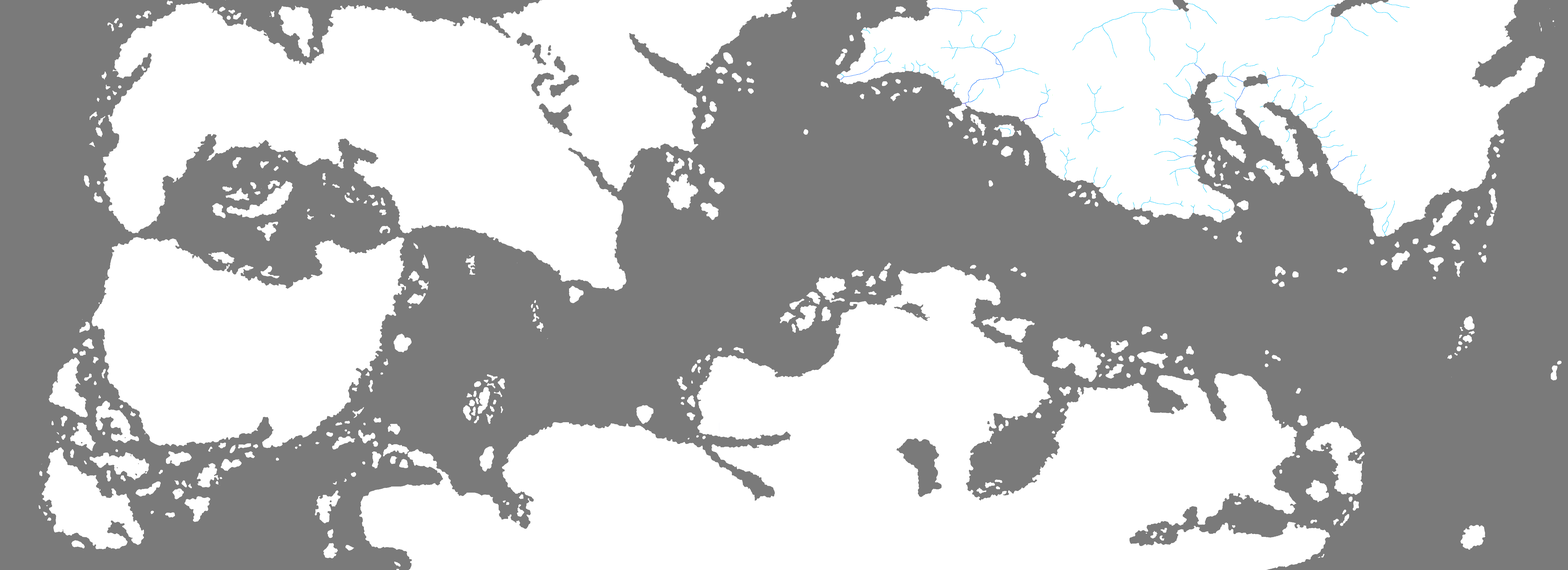
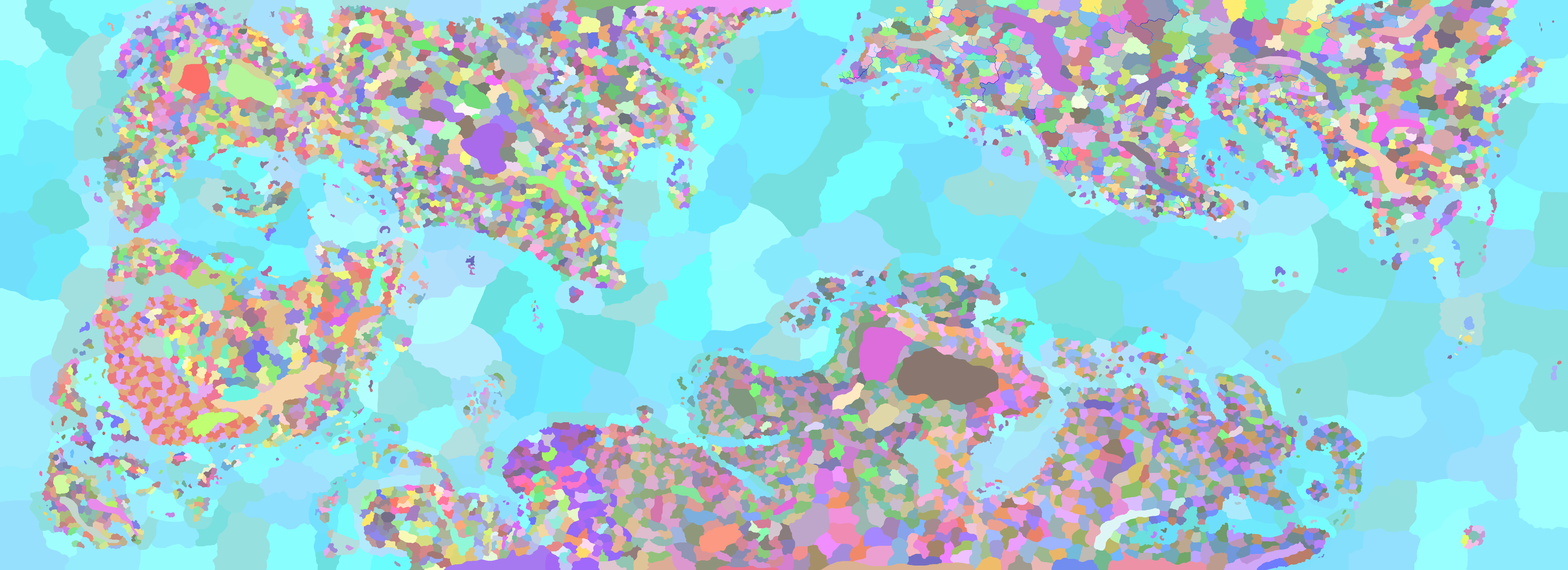
Layered file, before and after one edit (w=1568, h=570). Changes by layer:
painted on "River" over [838, 0, 1416, 236]
hid "heightmap", opacity 100% → 24% over [0, 0, 1568, 570]
added layer "nationbordersformindman.png" (59%) over [0, 0, 1568, 570]
